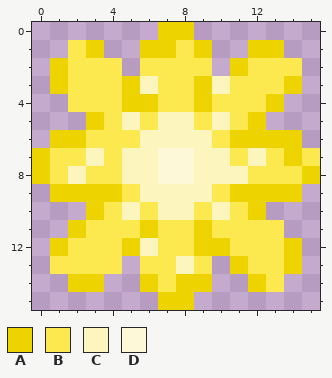
Edited in one commit: pixel-art sprite (data/pop_button.png). This is how it looked before the edit.
The file is 16x16 pixels.
Palette (. is transparent): A #edd400  B #fce94f  C #fcf5be  D #fcf8d8
Pixels before, first column x 0:
 0 .......AA.......
 1 ..BA..AABA..AA..
 2 .ABBB.BBBB.ABBB.
 3 .ABBBACBBACBBBA.
 4 ..BBBAABBABBBA..
 5 ...ABCBCCBCBA...
 6 .AABBBCCCCBAAAA.
 7 ABBCBCCDDCCBCBAB
 8 ABCBBCCDDCCCBBBA
 9 .AAAABCCCCBAAAA.
10 ...ABCBCCBCBA...
11 ..ABBBABBABBBB..
12 .ABBBACBBAABBBA.
13 .BBBB.BBCB.ABBA.
14 ..AA..ABAA..AB..
15 .......AA.......
After the commit:
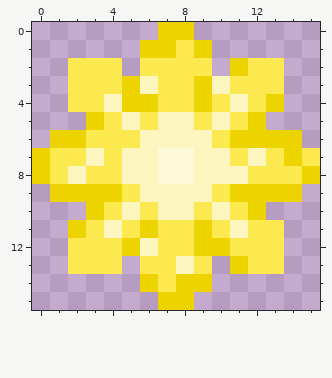
Commit: update icon vplit/hsplit/pop, and add pops icon to show where window fall
Diff:
Changed rows in their new state; - is an unchanged pixel.
first column x 1:
 1 -..--------..-
 2 .------------.
 3 .------------.
 4 ---C------C---
first column x 1:
11 ---C------C---
12 .------------.
13 .------------.
14 -..--------..-
Boxes around the changes in both pictures, in picture pixels (x1, y1, x2, y2):
changed: (50, 40, 122, 112)
changed: (230, 40, 302, 112)
changed: (50, 220, 122, 292)
changed: (230, 220, 302, 292)
